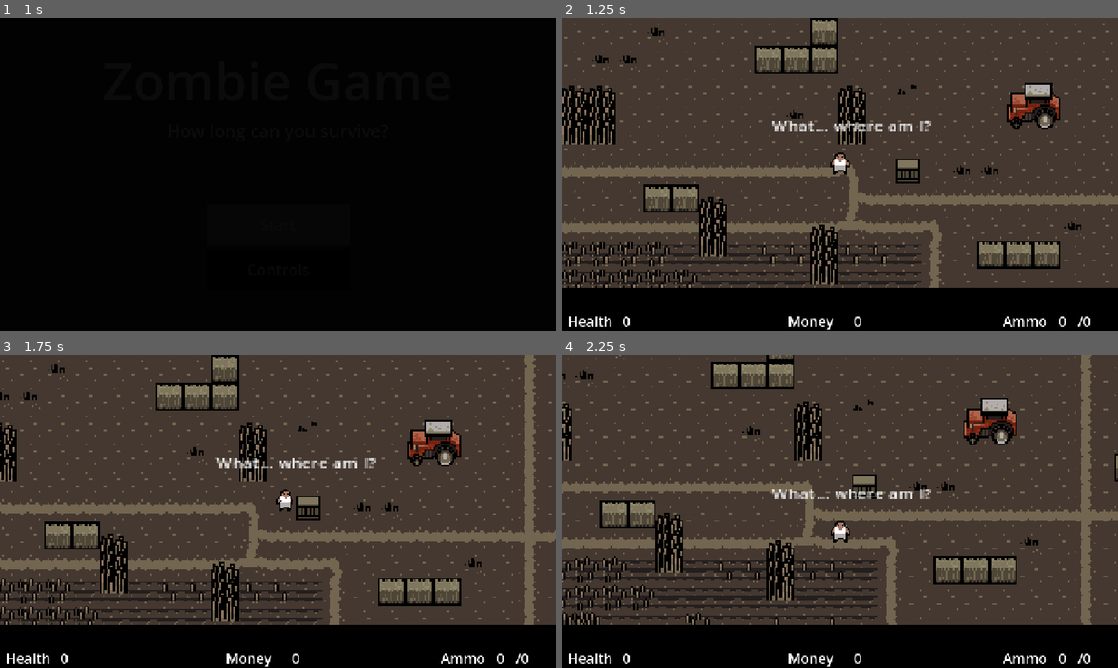
Above: before the commit, frames 1-4 (two rows, left to right).
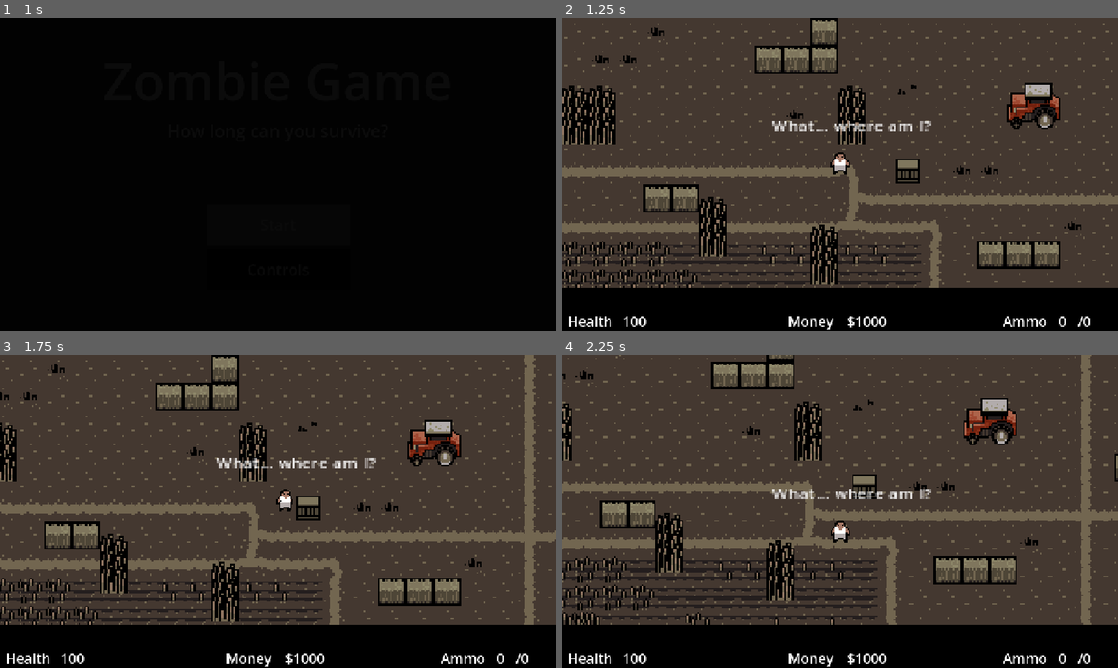
Above: after the commit, the same moments.

Repository: AmosMaddux/RogueZombies
Game: Godot game, scene res://scenes/main_menu.tscn
The game is run twice, just before and just after one commit, with the same random seed, the same clock (stepped at 60 frames per second) and the same inputs.
Inputs (mouse positions are in pixels of both pictures, inside the frame that each line leads up to):
- Up to frame 1 (1 s): click "Start" at 0.5 s
- Up to frame 2 (1.25 s): no input
- Up to frame 3 (1.75 s): move the mouse to (400, 495) at 1.27 s; hold D (walk_right) from 1.28 s (still down); click (400, 495) at 1.35 s
- Up to frame 4 (2.25 s): move the mouse to (728, 527) at 2.02 s; release D (walk_right) at 2.03 s; hold S (walk_down) from 2.03 s (still down); tap F (buy) at 2.1 s

Frame 1 is identical in both runs. In frame 2, 0.2% of the frame differs, in the area x 10-59%, y 95-99%; in frame 3, 0.2%; in frame 4, 0.2%.
Error before the commit: Parse Error: Identifier "weapon_name_text" not declared in the current scope. (res://scripts/hud.gd:27)

Commit message:
Last Sync: 2026-04-02 10:47 (Mobile)

Diff:
--- a/scenes/hud.tscn
+++ b/scenes/hud.tscn
@@ -1,12 +1,18 @@
 [gd_scene format=3 uid="uid://m1uii5wbwtp"]
 
 [ext_resource type="Script" uid="uid://y0kg44o8r5av" path="res://scripts/hud.gd" id="1_ahhtf"]
+[ext_resource type="Texture2D" uid="uid://cc6l1ck3ximc7" path="res://Zombie Apocalypse Tileset/Zombie Apocalypse Tileset/Organized separated sprites/Pickable Items and Weapons/Zombie-Tileset---_0337_Capa-338.png" id="2_oo0fn"]
+[ext_resource type="Texture2D" uid="uid://bj4hsbf1x7qid" path="res://Zombie Apocalypse Tileset/Zombie Apocalypse Tileset/Organized separated sprites/Pickable Items and Weapons/Zombie-Tileset---_0334_Capa-335.png" id="3_6fi6k"]
+[ext_resource type="Texture2D" uid="uid://cq18m13q8uqr1" path="res://Zombie Apocalypse Tileset/Zombie Apocalypse Tileset/Organized separated sprites/Pickable Items and Weapons/Zombie-Tileset---_0331_Capa-332.png" id="4_uo2fv"]
 
 [sub_resource type="LabelSettings" id="LabelSettings_toqtt"]
 font_size = 32
 
 [node name="HUD" type="CanvasLayer" unique_id=1773076948]
 script = ExtResource("1_ahhtf")
+knife_icon = ExtResource("2_oo0fn")
+pistol_icon = ExtResource("3_6fi6k")
+shotgun_icon = ExtResource("4_uo2fv")
 
 [node name="MarginContainer" type="MarginContainer" parent="." unique_id=1044027092]
 anchors_preset = 15
@@ -135,9 +141,9 @@
 anchor_top = 0.5
 anchor_right = 1.0
 anchor_bottom = 0.5
-offset_left = -258.0
-offset_top = -45.0
-offset_right = -67.0
-offset_bottom = 17.0
+offset_left = -218.0
+offset_top = -47.0
+offset_right = -105.0
+offset_bottom = 15.0
 grow_horizontal = 0
 grow_vertical = 2
--- a/scripts/hud.gd
+++ b/scripts/hud.gd
@@ -6,7 +6,9 @@
 @onready var ammo_reserve_num: Label = $MarginContainer/Control/ColorRect/AmmoReserveNum
 @onready var weapon_icon: TextureRect = $MarginContainer/Control/ColorRect/WeaponIcon
 
-@export var knife_icon: Image
+@export var knife_icon: Texture2D
+@export var pistol_icon: Texture2D
+@export var shotgun_icon: Texture2D
 
 
 # Called when the node enters the scene tree for the first time.
@@ -24,7 +26,15 @@
 	ammo_reserve_num.text = str(new_reserves)
 
 func on_weapon_name_changed(new_weapon_name):
-	weapon_name_text.text = new_weapon_name
+	#weapon_name_text.text = new_weapon_name
+	if new_weapon_name == "knife":
+		weapon_icon.texture = knife_icon
+	elif new_weapon_name == "Pistol":
+		weapon_icon.texture = pistol_icon
+	elif new_weapon_name == "Shotgun":
+		weapon_icon.texture = shotgun_icon
+	else:
+		print("Invalid weapon name. Icon cannot be set!")
 
 func on_money_changed(new_money):
 	money_num.text = ("$" + str(new_money))
